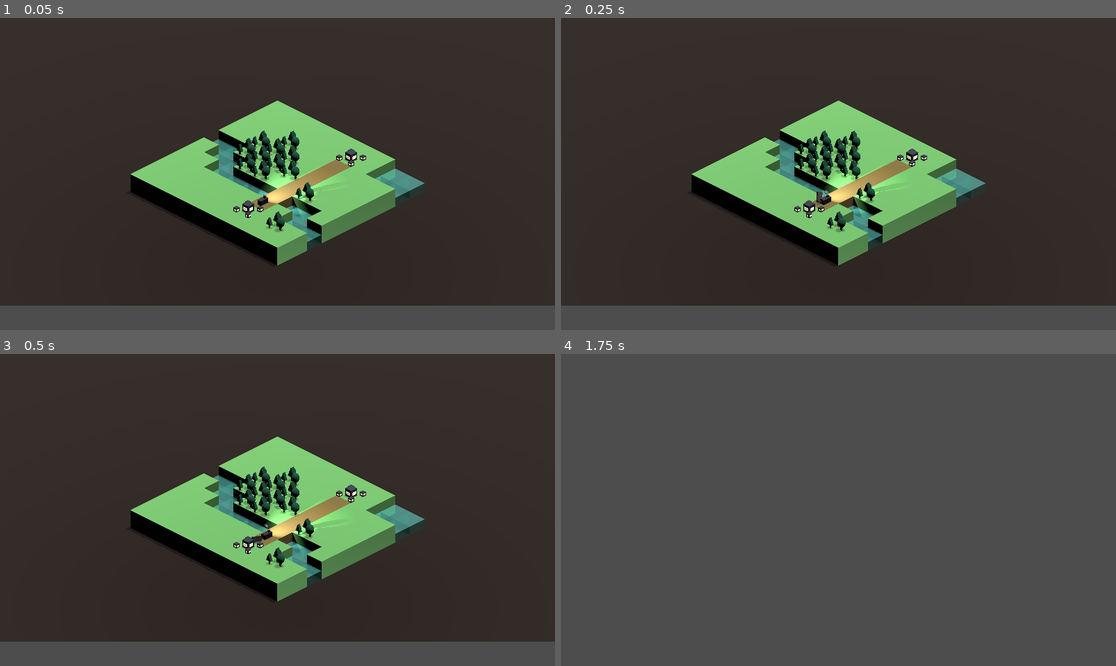
Above: before the commit, frames 1-4 (two rows, left to right).
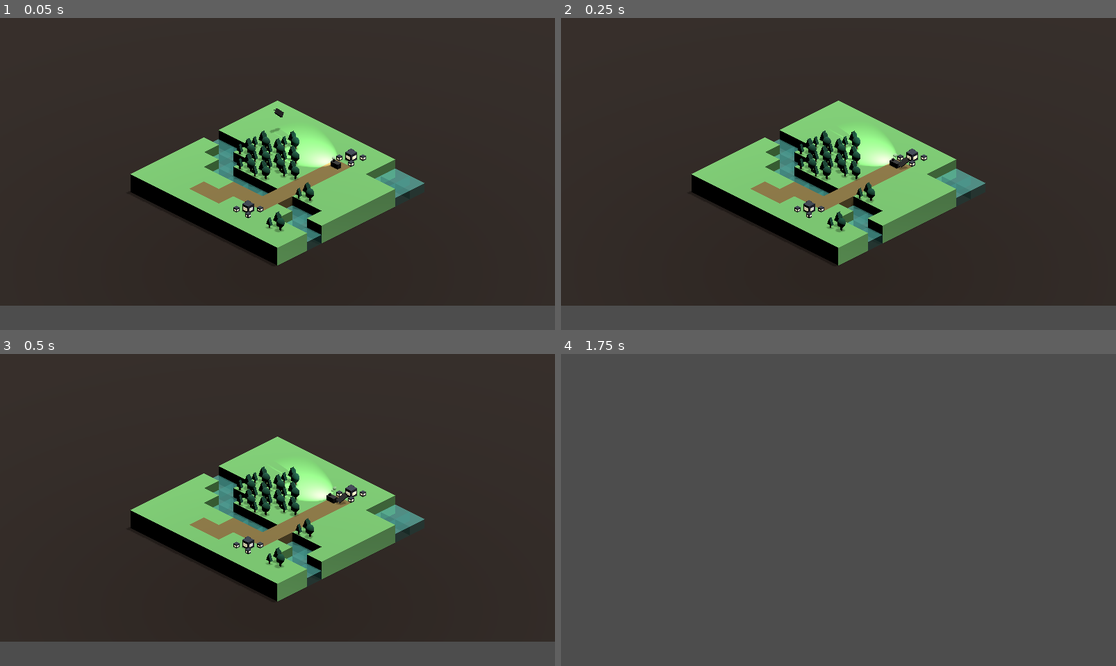
Above: after the commit, the same moments.

Repository: maryilewis/fantasy-railroad
Game: Godot game, scene res://World Map/World Map.tscn
Same seed, same stepped clock (60 frames per second), same inputs: the game is played once before the commit and once after it.
Inputs (mouse positions are in pixels of both pictures, inside the frame that each line leads up to):
- Up to frame 1 (0.05 s): no input
- Up to frame 2 (0.25 s): no input
- Up to frame 3 (0.5 s): no input
- Up to frame 4 (1.75 s): tap Enter at 0.5 s; move the mouse to (960, 494) at 0.52 s; hold D 0.53-1.28 s; click (960, 494) at 0.67 s; move the mouse to (727, 525) at 1.27 s; hold S from 1.28 s (still down)

The runs differ from the first frame. In frame 1, 2.1% of the frame differs, in the area x 34-62%, y 28-64%; in frame 2, 2.1%; in frame 3, 2.1%; in frame 4, nothing differs.

Commit message:
paths are rotated and positioned correctly

Diff:
--- a/Autoloads/game_data.gd
+++ b/Autoloads/game_data.gd
@@ -23,9 +23,9 @@
 	map_plan.append(['.', '.', '.', '.', 'w', '.', '.', '.', '.', '.'])
 	map_plan.append(['.', '.', '.', '.', 'w', 'w', '.', '.', '.', '.'])
 	map_plan.append(['.', '.', '.', 'f', 'f', 'w', 'w', '.', '.', '.'])
-	map_plan.append(['.', '.', 'f', 'f', 'f', 'f', 'w', '.', '.', '.'])
-	map_plan.append(['.', '.', '.', 'f', 'f', 'f', 'w', '.', '.', '.'])
-	map_plan.append(['.', '.', '.', '.', 'f', '.', 'w', '.', '.', '.'])
+	map_plan.append(['.', '.', 'f', 'f', 'f', 'f', 'w', '.', 'r', '.'])
+	map_plan.append(['.', '.', '.', 'f', 'f', 'f', 'w', 'r', 'r', '.'])
+	map_plan.append(['.', '.', '.', '.', 'f', '.', 'w', 'r', '.', '.'])
 	map_plan.append(['.', 't', 'r', 'r', 'r', 'r', 'r', 'r', 't', '.'])
 	map_plan.append(['.', '.', '.', '.', '.', 'f', 'w', '.', '.', '.'])
 	map_plan.append(['w', 'w', '.', '.', '.', '.', 'w', 'w', 'f', '.'])
--- a/Square Scenes/paths.tscn
+++ b/Square Scenes/paths.tscn
@@ -1,4 +1,7 @@
-[gd_scene load_steps=2 format=3 uid="uid://cm06jicijey5l"]
+[gd_scene load_steps=4 format=3 uid="uid://cm06jicijey5l"]
+
+[ext_resource type="Curve3D" uid="uid://nwb6ktstb0li" path="res://Square Scenes/paths/ccw_path.tres" id="1_5n6eg"]
+[ext_resource type="Curve3D" uid="uid://chg5iemfjsrbh" path="res://Square Scenes/paths/cw_path.tres" id="2_23sx1"]
 
 [sub_resource type="Curve3D" id="Curve3D_8o802"]
 _data = {
@@ -8,25 +11,118 @@
 point_count = 2
 
 [node name="Paths" type="Node3D"]
+transform = Transform3D(-4.37114e-08, 0, 1, 0, 1, 0, -1, 0, -4.37114e-08, 0, 0, 0)
 
 [node name="PathEW" type="Path3D" parent="."]
 transform = Transform3D(-4.37114e-08, 0, 1, 0, 1, 0, -1, 0, -4.37114e-08, 0, 0.5, 0)
 curve = SubResource("Curve3D_8o802")
 
-[node name="PathFollowEW" type="PathFollow3D" parent="PathEW"]
-transform = Transform3D(-0.00564952, 0, -0.999973, 0, 1, 0, 0.999973, 0, -0.00564952, -0.434439, 0, -0.0136887)
+[node name="PathFollow3D" type="PathFollow3D" parent="PathEW"]
+transform = Transform3D(-0.00564951, 0, -0.999972, 0, 1, 0, 0.999972, 0, -0.00564951, -0.434439, 0, -0.0136887)
 progress = 0.0857868
 loop = false
 
-[node name="RemoteTransform3D" type="RemoteTransform3D" parent="PathEW/PathFollowEW"]
+[node name="RemoteTransform3D" type="RemoteTransform3D" parent="PathEW/PathFollow3D"]
 
 [node name="PathWE" type="Path3D" parent="."]
 transform = Transform3D(1.19249e-08, 0, -1, 0, 1, 0, 1, 0, 1.19249e-08, 0, 0.5, 0)
 curve = SubResource("Curve3D_8o802")
 
-[node name="PathFollowWE" type="PathFollow3D" parent="PathWE"]
-transform = Transform3D(-0.00564952, 0, -0.999973, 0, 1, 0, 0.999973, 0, -0.00564952, -0.434439, 0, -0.0136887)
+[node name="PathFollow3D" type="PathFollow3D" parent="PathWE"]
+transform = Transform3D(-0.00564951, 0, -0.999972, 0, 1, 0, 0.999972, 0, -0.00564951, -0.434439, 0, -0.0136887)
 progress = 0.0857868
 loop = false
 
-[node name="RemoteTransform3D" type="RemoteTransform3D" parent="PathWE/PathFollowWE"]
+[node name="RemoteTransform3D" type="RemoteTransform3D" parent="PathWE/PathFollow3D"]
+
+[node name="PathNS" type="Path3D" parent="."]
+transform = Transform3D(-1, 0, -8.74228e-08, 0, 1, 0, 8.74228e-08, 0, -1, 0, 0.5, 0)
+curve = SubResource("Curve3D_8o802")
+
+[node name="PathFollow3D" type="PathFollow3D" parent="PathNS"]
+transform = Transform3D(-0.00564951, 0, -0.999972, 0, 1, 0, 0.999972, 0, -0.00564951, -0.434439, 0, -0.0136887)
+progress = 0.0857868
+loop = false
+
+[node name="RemoteTransform3D" type="RemoteTransform3D" parent="PathNS/PathFollow3D"]
+
+[node name="PathSN" type="Path3D" parent="."]
+transform = Transform3D(-1, 0, -8.74228e-08, 0, 1, 0, 8.74228e-08, 0, -1, 0, 0.5, 0)
+curve = SubResource("Curve3D_8o802")
+
+[node name="PathFollow3D" type="PathFollow3D" parent="PathSN"]
+transform = Transform3D(-0.00564951, 0, -0.999972, 0, 1, 0, 0.999972, 0, -0.00564951, -0.434439, 0, -0.0136887)
+progress = 0.0857868
+loop = false
+
+[node name="RemoteTransform3D" type="RemoteTransform3D" parent="PathSN/PathFollow3D"]
+
+[node name="PathWN" type="Path3D" parent="."]
+curve = ExtResource("1_5n6eg")
+
+[node name="PathFollow3D" type="PathFollow3D" parent="PathWN"]
+transform = Transform3D(-0.995634, 0, 0.0933406, 0, 1, 0, -0.0933406, 0, -0.995634, 0, 0, -0.5)
+
+[node name="RemoteTransform3D" type="RemoteTransform3D" parent="PathWN/PathFollow3D"]
+
+[node name="PathSW" type="Path3D" parent="."]
+transform = Transform3D(-4.37114e-08, 0, 1, 0, 1, 0, -1, 0, -4.37114e-08, 0, 0, 0)
+curve = ExtResource("1_5n6eg")
+
+[node name="PathFollow3D" type="PathFollow3D" parent="PathSW"]
+transform = Transform3D(-0.995634, 0, 0.0933406, 0, 1, 0, -0.0933406, 0, -0.995634, 0, 0, -0.5)
+
+[node name="RemoteTransform3D" type="RemoteTransform3D" parent="PathSW/PathFollow3D"]
+
+[node name="PathES" type="Path3D" parent="."]
+transform = Transform3D(-1, 0, -8.74228e-08, 0, 1, 0, 8.74228e-08, 0, -1, 0, 0, 0)
+curve = ExtResource("1_5n6eg")
+
+[node name="PathFollow3D" type="PathFollow3D" parent="PathES"]
+transform = Transform3D(-0.995634, 0, 0.0933406, 0, 1, 0, -0.0933406, 0, -0.995634, 0, 0, -0.5)
+
+[node name="RemoteTransform3D" type="RemoteTransform3D" parent="PathES/PathFollow3D"]
+
+[node name="PathNE" type="Path3D" parent="."]
+transform = Transform3D(1.19249e-08, 0, -1, 0, 1, 0, 1, 0, 1.19249e-08, 0, 0, 0)
+curve = ExtResource("1_5n6eg")
+
+[node name="PathFollow3D" type="PathFollow3D" parent="PathNE"]
+transform = Transform3D(-0.995634, 0, 0.0933406, 0, 1, 0, -0.0933406, 0, -0.995634, 0, 0, -0.5)
+
+[node name="RemoteTransform3D" type="RemoteTransform3D" parent="PathNE/PathFollow3D"]
+
+[node name="PathNW" type="Path3D" parent="."]
+curve = ExtResource("2_23sx1")
+
+[node name="PathFollow3D" type="PathFollow3D" parent="PathNW"]
+transform = Transform3D(-0.0933405, 0, 0.995634, 0, 1, 0, -0.995634, 0, -0.0933405, 0.5, 0, 0)
+
+[node name="RemoteTransform3D" type="RemoteTransform3D" parent="PathNW/PathFollow3D"]
+
+[node name="PathWS" type="Path3D" parent="."]
+transform = Transform3D(-4.37114e-08, 0, 1, 0, 1, 0, -1, 0, -4.37114e-08, 0, 0, 0)
+curve = ExtResource("2_23sx1")
+
+[node name="PathFollow3D" type="PathFollow3D" parent="PathWS"]
+transform = Transform3D(-0.0933405, 0, 0.995634, 0, 1, 0, -0.995634, 0, -0.0933405, 0.5, 0, 0)
+
+[node name="RemoteTransform3D" type="RemoteTransform3D" parent="PathWS/PathFollow3D"]
+
+[node name="PathSE" type="Path3D" parent="."]
+transform = Transform3D(-1, 0, -8.74228e-08, 0, 1, 0, 8.74228e-08, 0, -1, 0, 0, 0)
+curve = ExtResource("2_23sx1")
+
+[node name="PathFollow3D" type="PathFollow3D" parent="PathSE"]
+transform = Transform3D(-0.0933405, 0, 0.995634, 0, 1, 0, -0.995634, 0, -0.0933405, 0.5, 0, 0)
+
+[node name="RemoteTransform3D" type="RemoteTransform3D" parent="PathSE/PathFollow3D"]
+
+[node name="PathEN" type="Path3D" parent="."]
+transform = Transform3D(1.19249e-08, 0, -1, 0, 1, 0, 1, 0, 1.19249e-08, 0, 0, 0)
+curve = ExtResource("2_23sx1")
+
+[node name="PathFollow3D" type="PathFollow3D" parent="PathEN"]
+transform = Transform3D(-0.0933405, 0, 0.995634, 0, 1, 0, -0.995634, 0, -0.0933405, 0.5, 0, 0)
+
+[node name="RemoteTransform3D" type="RemoteTransform3D" parent="PathEN/PathFollow3D"]
--- /dev/null
+++ b/Square Scenes/paths/ccw_path.tres
@@ -0,0 +1,8 @@
+[gd_resource type="Curve3D" format=3 uid="uid://nwb6ktstb0li"]
+
+[resource]
+_data = {
+"points": PackedVector3Array(0.020601, 0, -0.228067, -0.021, 0, 0.224, 0, 0.5, -0.5, 0, 0, 0, 0, 0, 0, 0.114, 0.5, -0.114, -0.224, 0, 0.021, 0.223946, 0, -0.013734, 0.5, 0.5, 0),
+"tilts": PackedFloat32Array(0, 0, 0)
+}
+point_count = 3
--- /dev/null
+++ b/Square Scenes/paths/cw_path.tres
@@ -0,0 +1,8 @@
+[gd_resource type="Curve3D" format=3 uid="uid://chg5iemfjsrbh"]
+
+[resource]
+_data = {
+"points": PackedVector3Array(0, 0, 0, -0.224, 0, 0.021, 0.5, 0.5, 0, 0, 0, 0, 0, 0, 0, 0.114, 0.5, -0.114, -0.021, 0, 0.224, 0, 0, 0, 0, 0.5, -0.5),
+"tilts": PackedFloat32Array(0, 0, 0)
+}
+point_count = 3
--- a/Square Scenes/traversible.gd
+++ b/Square Scenes/traversible.gd
@@ -3,6 +3,8 @@
 
 var path_progress = 0
 var speed = .01
+
+var path_refs = {}
 
 # TODO set up variables to avoid lots of $ and typing
 # TODO set loop to false?
@@ -12,33 +14,69 @@
 
 # Called when the node enters the scene tree for the first time.
 func _ready():
-	pass # Replace with function body.
+	path_refs = {
+		"ew": {
+			"follow": $Paths/PathEW/PathFollow3D,
+			"transform": $Paths/PathEW/PathFollow3D/RemoteTransform3D
+		},
+		"we": {
+			"follow": $Paths/PathWE/PathFollow3D,
+			"transform": $Paths/PathWE/PathFollow3D/RemoteTransform3D
+		},
+		"sn": {
+			"follow": $Paths/PathSN/PathFollow3D,
+			"transform": $Paths/PathSN/PathFollow3D/RemoteTransform3D
+		},
+		"ns": {
+			"follow": $Paths/PathNS/PathFollow3D,
+			"transform": $Paths/PathNS/PathFollow3D/RemoteTransform3D
+		},
+		"es": {
+			"follow": $Paths/PathES/PathFollow3D,
+			"transform": $Paths/PathES/PathFollow3D/RemoteTransform3D
+		},
+		"en": {
+			"follow": $Paths/PathEN/PathFollow3D,
+			"transform": $Paths/PathEN/PathFollow3D/RemoteTransform3D
+		},
+		"ws": {
+			"follow": $Paths/PathWS/PathFollow3D,
+			"transform": $Paths/PathWS/PathFollow3D/RemoteTransform3D
+		},
+		"wn": {
+			"follow": $Paths/PathWN/PathFollow3D,
+			"transform": $Paths/PathWN/PathFollow3D/RemoteTransform3D
+		},
+		"se": {
+			"follow": $Paths/PathSE/PathFollow3D,
+			"transform": $Paths/PathSE/PathFollow3D/RemoteTransform3D
+		},
+		"ne": {
+			"follow": $Paths/PathNE/PathFollow3D,
+			"transform": $Paths/PathNE/PathFollow3D/RemoteTransform3D
+		},
+		"sw": {
+			"follow": $Paths/PathSW/PathFollow3D,
+			"transform": $Paths/PathSW/PathFollow3D/RemoteTransform3D
+		},
+		"nw": {
+			"follow": $Paths/PathNW/PathFollow3D,
+			"transform": $Paths/PathNW/PathFollow3D/RemoteTransform3D
+		},
+	}
+
 
 # Called every frame. 'delta' is the elapsed time since the previous frame.
 func _process(_delta):
-	if ($Paths/PathEW/PathFollowEW/RemoteTransform3D.remote_path):
-		$Paths/PathEW/PathFollowEW.progress += speed
-	if ($Paths/PathWE/PathFollowWE/RemoteTransform3D.remote_path):
-		$Paths/PathWE/PathFollowWE.progress += speed
+	for key in path_refs:
+		var current = path_refs[key]
+		if (current["transform"].remote_path):
+			current["follow"].progress += speed
 
-func remove_path_child():
-	$Paths/PathEW/PathFollowEW/RemoteTransform3D.remote_path = ""
-	$Paths/PathEW/PathFollowEW.progress = 0
-	$Paths/PathWE/PathFollowWE/RemoteTransform3D.remote_path = ""
-	$Paths/PathWE/PathFollowWE.progress = 0
+func remove_path_child(key):
+	path_refs[key]["transform"].remote_path = ""
+	path_refs[key]["follow"].progress = 0
 
-func remove_path_child_ew():
-	$Paths/PathEW/PathFollowEW/RemoteTransform3D.remote_path = ""
-	$Paths/PathEW/PathFollowEW.progress = 0
-
-func remove_path_child_we():
-	$Paths/PathWE/PathFollowWE/RemoteTransform3D.remote_path = ""
-	$Paths/PathWE/PathFollowWE.progress = 0
-
-func add_path_child_ew(node):
-	$Paths/PathEW/PathFollowEW/RemoteTransform3D.remote_path = node.get_path()
-	return $Paths/PathEW/PathFollowEW
-
-func add_path_child_we(node):
-	$Paths/PathWE/PathFollowWE/RemoteTransform3D.remote_path = node.get_path()
-	return $Paths/PathWE/PathFollowWE
+func add_path_child(key, node):
+	path_refs[key]["transform"].remote_path = node.get_path()
+	return path_refs[key]["follow"]
--- a/Square Scenes/water.tscn
+++ b/Square Scenes/water.tscn
@@ -9,6 +9,7 @@
 albedo_color = Color(0.45098, 0.960784, 0.901961, 0.501961)
 roughness = 0.0
 clearcoat_enabled = true
+subsurf_scatter_strength = 0.17
 
 [sub_resource type="BoxMesh" id="BoxMesh_v0745"]
 material = SubResource("StandardMaterial3D_sk78h")
--- a/Vehicles/train.gd
+++ b/Vehicles/train.gd
@@ -6,6 +6,7 @@
 var train_instance
 var train_progress: PathFollow3D
 var current_road: TraversibleNode
+var current_road_path_key
 var current_train_index = 0
 var direction = -1
 
@@ -13,8 +14,8 @@
 
 # Called when the node enters the scene tree for the first time.
 func _ready():
-	place_train(6,7)
-	set_destination(6,2)
+	place_train(6,2)
+	set_destination(3, 8)
 
 func _create_test_train_path():
 	for i in range(10):
@@ -74,16 +75,70 @@
 
 func place_train(x, y):
 	current_road = GameData.map_nodes[x][y]
-	train_progress = current_road.add_path_child_ew(self)
+	current_road_path_key = "ew"
+	train_progress = current_road.add_path_child(current_road_path_key, self)
 	train_progress.progress_ratio = .5
 
 func move_train_along():
+	var prev_x
+	var prev_y
+	var next_x
+	var next_y
+	var curr_x
+	var curr_y
+	var entry_point
+	var exit_point
 	if (current_road != null):
-		current_road.remove_path_child()
+		prev_x = current_road.map_x
+		prev_y = current_road.map_y
+		current_road.remove_path_child(current_road_path_key)
 	current_road = train_path[0]
+	curr_x = current_road.map_x
+	curr_y = current_road.map_y
+	if (train_path.size() > 1):
+		next_x = train_path[1].map_x
+		next_y = train_path[1].map_y
 	# TODO figure out direction logic by comparing map_x and y of previous, current, and next road
-	train_progress = current_road.add_path_child_ew(self)
+	if (prev_x):
+		if (prev_y < curr_y):
+			entry_point = "n"
+		elif (prev_y > curr_y):
+			entry_point = "s"
+		elif (prev_x < curr_x):
+			entry_point = "w"
+		elif (prev_x > curr_x):
+			entry_point = "e"
 
+	if (next_x):
+		if (next_y < curr_y):
+			exit_point = "n"
+		elif (next_y > curr_y):
+			exit_point = "s"
+		elif (next_x < curr_x):
+			exit_point = "w"
+		elif (next_x > curr_x):
+			exit_point = "e"
+
+	if (entry_point and not exit_point):
+		exit_point = _get_opposite(entry_point)
+	elif (exit_point and not entry_point):
+		entry_point = _get_opposite(exit_point)
+
+	current_road_path_key = entry_point + exit_point
+
+	train_progress = current_road.add_path_child(current_road_path_key, self)
+
+
+func _get_opposite(dir):
+	match dir:
+		'w':
+			return 'e'
+		'e':
+			return 'w'
+		'n':
+			return 's'
+		's':
+			return 'n'
 
 # Called every frame. 'delta' is the elapsed time since the previous frame.
 func _process(_delta):
